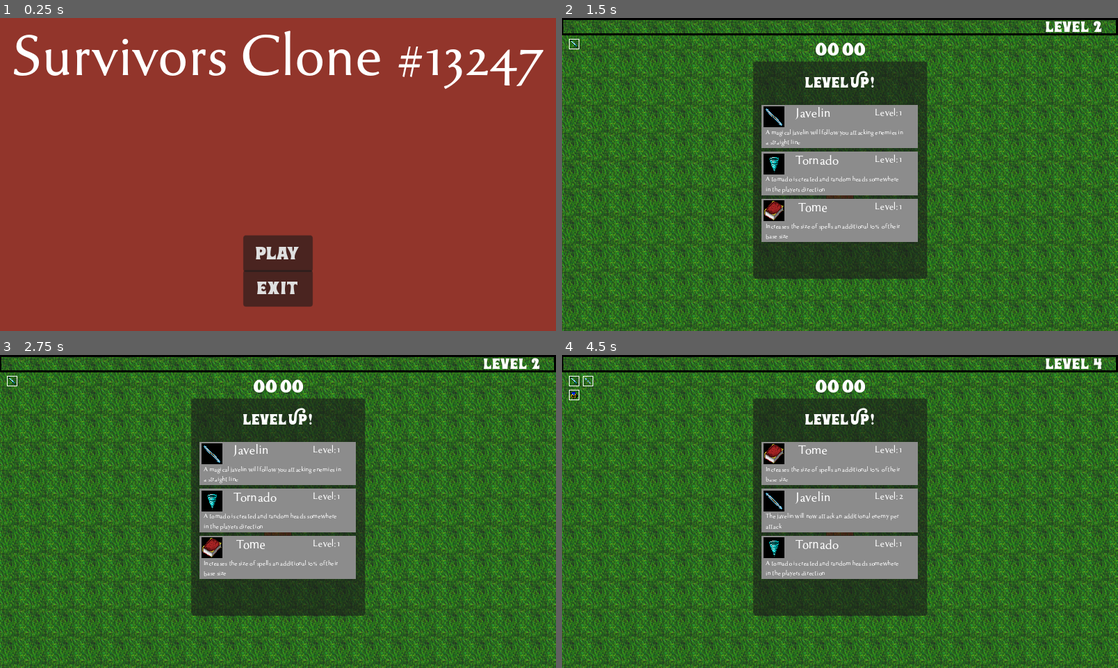
Above: before the commit, frames 1-4 (two rows, left to right).
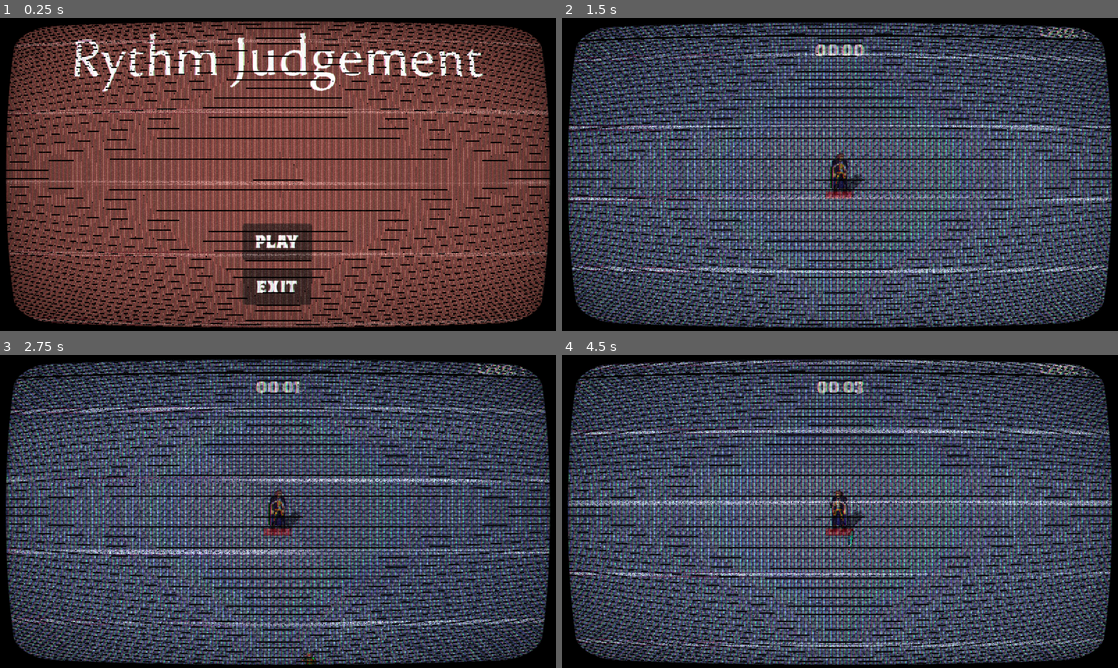
Above: after the commit, the same moments.

Repository: DiogoSabec/Rythm-Judgment
Game: Godot game, scene res://TitleScreen/menu.tscn
Two runs of this game, one before a commit and one after it. Both use one fixed random seed, a clock stepped at 60 frames per second and the inputs below. Sound files missing from this copy of the repository are replaced by a short silence.
Inputs (mouse positions are in pixels of both pictures, inside the frame that each line leads up to):
- Up to frame 1 (0.25 s): no input
- Up to frame 2 (1.5 s): click "Play" at 0.5 s; move the mouse to (962, 158) at 1.27 s; hold D (right) from 1.28 s (still down); click (962, 158) at 1.35 s
- Up to frame 3 (2.75 s): move the mouse to (166, 527) at 2.02 s; release D (right) at 2.03 s; hold S (down) from 2.03 s (still down); click (166, 527) at 2.1 s
- Up to frame 4 (4.5 s): move the mouse to (895, 442) at 2.77 s; release S (down) at 2.78 s; hold D (right) 2.78-3.53 s; click (895, 442) at 2.85 s; move the mouse to (812, 574) at 3.52 s; hold W (up) 3.53-4.28 s; click (812, 574) at 3.6 s; move the mouse to (1006, 558) at 4.27 s; hold A (left) from 4.28 s (still down); click (1006, 558) at 4.35 s

The runs differ from the first frame. In frame 1, 86% of the frame differs, in the area x 0-100%, y 0-100%; in frame 2, 98%; in frame 3, 98%; in frame 4, 98%.

Commit message:
Added VHS and pause menu bakcground

Diff:
--- a/SurvivorsClone_Complete-main/Player/GUI/pause.tscn
+++ b/SurvivorsClone_Complete-main/Player/GUI/pause.tscn
@@ -1,7 +1,8 @@
-[gd_scene load_steps=3 format=3 uid="uid://3rmf6o4v314s"]
+[gd_scene load_steps=4 format=3 uid="uid://3rmf6o4v314s"]
 
 [ext_resource type="Script" path="res://Player/GUI/pause.gd" id="1_5txul"]
 [ext_resource type="PackedScene" uid="uid://b7c7gsdx2rkjm" path="res://Utility/basic_button.tscn" id="2_6drxv"]
+[ext_resource type="Texture2D" uid="uid://dfnaaou240n3k" path="res://Textures/GUI/Menu.png" id="2_06ytr"]
 
 [node name="Pause" type="Control"]
 layout_mode = 3
@@ -16,35 +17,34 @@
 grow_vertical = 2
 script = ExtResource("1_5txul")
 
-[node name="ColorRect" type="ColorRect" parent="."]
-layout_mode = 0
-offset_left = 247.0
-offset_top = 37.0
-offset_right = 397.0
-offset_bottom = 337.0
-color = Color(0.179319, 0.244309, 0.816825, 0.631373)
+[node name="Sprite2D" type="Sprite2D" parent="."]
+position = Vector2(320, 187)
+texture = ExtResource("2_06ytr")
+offset = Vector2(3.115, 0)
 
 [node name="btn_play" parent="." instance=ExtResource("2_6drxv")]
 layout_mode = 0
-offset_left = 265.0
+offset_left = 278.0
 offset_top = 158.0
-offset_right = 378.0
+offset_right = 365.0
 offset_bottom = 200.0
+theme_override_font_sizes/font_size = 15
 text = "Novo jogo"
 
 [node name="btn_exit" parent="." instance=ExtResource("2_6drxv")]
 layout_mode = 0
-offset_left = 253.0
+offset_left = 270.0
 offset_top = 248.0
-offset_right = 393.0
+offset_right = 377.0
 offset_bottom = 290.0
+theme_override_font_sizes/font_size = 15
 text = "Sair do jogo"
 
 [node name="btn_return" parent="." instance=ExtResource("2_6drxv")]
 layout_mode = 0
-offset_left = 264.0
+offset_left = 279.0
 offset_top = 73.0
-offset_right = 377.0
+offset_right = 368.0
 offset_bottom = 115.0
 text = "Resume"
 
--- a/SurvivorsClone_Complete-main/Player/player.gd
+++ b/SurvivorsClone_Complete-main/Player/player.gd
@@ -1,15 +1,15 @@
 extends CharacterBody2D
 
 
-var movement_speed = 80.0
-var hp = 80
-var maxhp = 80
-var last_movement = Vector2.UP
-var time = 0
+@export var movement_speed = 80.0
+@export var hp = 80
+@export var maxhp = 80
+@export var last_movement = Vector2.UP
+@export var time = 0
 
 @export var experience = 0
-var experience_level = 1
-var collected_experience = 0
+@export var experience_level = 1
+@export var collected_experience = 0
 
 #Attacks
 var iceSpear = preload("res://Player/Attack/ice_spear.tscn")
@@ -24,29 +24,29 @@
 @onready var javelinBase = get_node("%JavelinBase")
 
 #UPGRADES
-var collected_upgrades = []
-var upgrade_options = []
-var armor = 0
-var speed = 0
-var spell_cooldown = 0
-var spell_size = 0
-var additional_attacks = 0
+@export var collected_upgrades = []
+@export var upgrade_options = []
+@export var armor = 0
+@export var speed = 0
+@export var spell_cooldown = 0
+@export var spell_size = 0
+@export var additional_attacks = 0
 
 #IceSpear
-var icespear_ammo = 0
-var icespear_baseammo = 0
-var icespear_attackspeed = 1.5
-var icespear_level = 0
+@export var icespear_ammo = 0
+@export var icespear_baseammo = 0
+@export var icespear_attackspeed = 1.5
+@export var icespear_level = 0
 
 #Tornado
-var tornado_ammo = 0
-var tornado_baseammo = 0
-var tornado_attackspeed = 3
-var tornado_level = 0
+@export var tornado_ammo = 0
+@export var tornado_baseammo = 0
+@export var tornado_attackspeed = 3
+@export var tornado_level = 0
 
 #Javelin
-var javelin_ammo = 0
-var javelin_level = 0
+@export var javelin_ammo = 0
+@export var javelin_level = 0
 
 
 #Enemy Related
--- a/SurvivorsClone_Complete-main/Player/player.tscn
+++ b/SurvivorsClone_Complete-main/Player/player.tscn
@@ -1,7 +1,9 @@
-[gd_scene load_steps=20 format=3 uid="uid://dncgepmkc4jf4"]
+[gd_scene load_steps=24 format=3 uid="uid://dncgepmkc4jf4"]
 
 [ext_resource type="Script" path="res://Player/player.gd" id="1_37q80"]
-[ext_resource type="Texture2D" uid="uid://doa3scrwgj2oq" path="res://Textures/Player/player_sprite.png" id="1_jefax"]
+[ext_resource type="Shader" path="res://TitleScreen/vhs.gdshader" id="2_4bmmi"]
+[ext_resource type="Texture2D" uid="uid://bvu1dfm1r7gic" path="res://Textures/Magnus.png" id="2_dcr27"]
+[ext_resource type="Shader" path="res://Player/shadow.gdshader" id="3_eycu1"]
 [ext_resource type="PackedScene" uid="uid://xy3cvpwdy828" path="res://Utility/hurt_box.tscn" id="3_gs51i"]
 [ext_resource type="Texture2D" uid="uid://dx7xx6vfahxlq" path="res://Textures/GUI/exp_background.png" id="4_pbpj5"]
 [ext_resource type="Texture2D" uid="uid://dlx33roiu0vlj" path="res://Textures/GUI/exp_progress.png" id="5_5ive2"]
@@ -15,6 +17,34 @@
 [ext_resource type="PackedScene" uid="uid://b7c7gsdx2rkjm" path="res://Utility/basic_button.tscn" id="12_i8esf"]
 [ext_resource type="PackedScene" uid="uid://3rmf6o4v314s" path="res://Player/GUI/pause.tscn" id="14_erub4"]
 
+[sub_resource type="ShaderMaterial" id="ShaderMaterial_paeog"]
+shader = ExtResource("2_4bmmi")
+shader_parameter/overlay = true
+shader_parameter/scanlines_opacity = 0.18
+shader_parameter/scanlines_width = 0.214
+shader_parameter/grille_opacity = 0.315
+shader_parameter/resolution = Vector2(640, 480)
+shader_parameter/pixelate = true
+shader_parameter/roll = true
+shader_parameter/roll_speed = 1.13
+shader_parameter/roll_size = 27.359
+shader_parameter/roll_variation = 5.0
+shader_parameter/distort_intensity = 0.003
+shader_parameter/noise_opacity = 0.4
+shader_parameter/noise_speed = 5.0
+shader_parameter/static_noise_intensity = 0.06
+shader_parameter/aberration = 0.00500005
+shader_parameter/brightness = 1.2
+shader_parameter/discolor = false
+shader_parameter/warp_amount = 0.326
+shader_parameter/clip_warp = false
+shader_parameter/vignette_intensity = 0.125
+shader_parameter/vignette_opacity = 0.475
+
+[sub_resource type="ShaderMaterial" id="ShaderMaterial_c86xp"]
+shader = ExtResource("3_eycu1")
+shader_parameter/look_right = true
+
 [sub_resource type="CapsuleShape2D" id="CapsuleShape2D_nffdp"]
 radius = 4.0
 height = 16.0
@@ -36,11 +66,31 @@
 script = ExtResource("1_37q80")
 experience = 765
 
+[node name="CanvasLayerVHS" type="CanvasLayer" parent="."]
+layer = 5
+
+[node name="ColorRect" type="ColorRect" parent="CanvasLayerVHS"]
+material = SubResource("ShaderMaterial_paeog")
+anchors_preset = -1
+anchor_top = 0.00555556
+anchor_right = 1.00044
+anchor_bottom = 1.00544
+offset_top = -2.0
+offset_right = -0.280029
+offset_bottom = -1.96005
+mouse_filter = 2
+metadata/_edit_use_anchors_ = true
+
 [node name="Sprite2D" type="Sprite2D" parent="."]
-texture = ExtResource("1_jefax")
-hframes = 2
+z_index = 1
+texture = ExtResource("2_dcr27")
+
+[node name="SpriteShadow" type="Sprite2D" parent="."]
+material = SubResource("ShaderMaterial_c86xp")
+texture = ExtResource("2_dcr27")
 
 [node name="Camera2D" type="Camera2D" parent="."]
+position_smoothing_speed = 50.0
 
 [node name="CollisionShape2D" type="CollisionShape2D" parent="."]
 position = Vector2(2, 3)
--- /dev/null
+++ b/SurvivorsClone_Complete-main/Player/shadow.gdshader
@@ -0,0 +1,18 @@
+shader_type canvas_item;
+uniform bool look_right = true;
+
+void vertex() {
+	VERTEX.x = VERTEX.x * { -1.0, 1.0 }[int(look_right)];
+
+	float xSkewRatio = step(UV.y, .5);
+	vec2 skewTransition = vec2(abs(VERTEX.x) * xSkewRatio, 0.0);
+	vec2 skewScale = vec2(VERTEX.x, (VERTEX.y + abs(VERTEX.y)) / 2.0);
+
+	VERTEX = skewScale;
+
+	VERTEX = VERTEX + skewTransition;
+}
+
+void fragment() {
+	COLOR = vec4(vec3(.0), .5 * COLOR.a);
+}
--- a/SurvivorsClone_Complete-main/TitleScreen/menu.tscn
+++ b/SurvivorsClone_Complete-main/TitleScreen/menu.tscn
@@ -1,8 +1,33 @@
-[gd_scene load_steps=4 format=3 uid="uid://dcyka5e06knff"]
+[gd_scene load_steps=6 format=3 uid="uid://dcyka5e06knff"]
 
 [ext_resource type="Script" path="res://TitleScreen/menu.gd" id="1_oi0p3"]
 [ext_resource type="FontFile" uid="uid://cb4e8g30xxp5u" path="res://Font/tenderness.otf" id="1_xdjxl"]
+[ext_resource type="Shader" path="res://TitleScreen/vhs.gdshader" id="2_fv4ow"]
 [ext_resource type="PackedScene" uid="uid://b7c7gsdx2rkjm" path="res://Utility/basic_button.tscn" id="3_kwsdd"]
+
+[sub_resource type="ShaderMaterial" id="ShaderMaterial_2agxi"]
+shader = ExtResource("2_fv4ow")
+shader_parameter/overlay = true
+shader_parameter/scanlines_opacity = 0.0
+shader_parameter/scanlines_width = 0.104
+shader_parameter/grille_opacity = 0.221
+shader_parameter/resolution = Vector2(640, 480)
+shader_parameter/pixelate = true
+shader_parameter/roll = true
+shader_parameter/roll_speed = 1.13
+shader_parameter/roll_size = 27.359
+shader_parameter/roll_variation = 5.0
+shader_parameter/distort_intensity = 0.003
+shader_parameter/noise_opacity = 0.4
+shader_parameter/noise_speed = 5.0
+shader_parameter/static_noise_intensity = 0.06
+shader_parameter/aberration = 0.00500005
+shader_parameter/brightness = 1.575
+shader_parameter/discolor = true
+shader_parameter/warp_amount = 0.326
+shader_parameter/clip_warp = false
+shader_parameter/vignette_intensity = 0.4
+shader_parameter/vignette_opacity = 0.219
 
 [node name="Menu" type="Control"]
 layout_mode = 3
@@ -15,8 +40,8 @@
 
 [node name="ColorRect" type="ColorRect" parent="."]
 layout_mode = 0
-offset_right = 673.0
-offset_bottom = 382.0
+offset_right = 639.0
+offset_bottom = 360.0
 color = Color(0.572549, 0.207843, 0.168627, 1)
 
 [node name="Label" type="Label" parent="."]
@@ -25,16 +50,16 @@
 offset_bottom = 100.0
 theme_override_fonts/font = ExtResource("1_xdjxl")
 theme_override_font_sizes/font_size = 72
-text = "Survivors Clone #13247"
+text = "Rythm Judgement"
 horizontal_alignment = 1
 vertical_alignment = 1
 
 [node name="btn_play" parent="." instance=ExtResource("3_kwsdd")]
 layout_mode = 0
 offset_left = 280.0
-offset_top = 250.0
+offset_top = 237.0
 offset_right = 360.0
-offset_bottom = 280.0
+offset_bottom = 279.0
 text = "Play"
 
 [node name="btn_exit" parent="." instance=ExtResource("3_kwsdd")]
@@ -45,5 +70,18 @@
 offset_bottom = 320.0
 text = "Exit"
 
+[node name="CanvasLayerVHS" type="CanvasLayer" parent="."]
+layer = 5
+
+[node name="ColorRect" type="ColorRect" parent="CanvasLayerVHS"]
+material = SubResource("ShaderMaterial_2agxi")
+anchors_preset = -1
+anchor_right = 1.00044
+anchor_bottom = 0.999889
+offset_right = -0.280029
+offset_bottom = 0.0399475
+mouse_filter = 2
+metadata/_edit_use_anchors_ = true
+
 [connection signal="click_end" from="btn_play" to="." method="_on_btn_play_click_end"]
 [connection signal="click_end" from="btn_exit" to="." method="_on_btn_exit_click_end"]
--- /dev/null
+++ b/SurvivorsClone_Complete-main/TitleScreen/vhs.gdshader
@@ -0,0 +1,231 @@
+/*
+Shader from Godot Shaders - the free shader library.
+godotshaders.com/shader/VHS-and-CRT-monitor-effect
+
+This shader is under CC0 license. Feel free to use, improve and
+change this shader according to your needs and consider sharing
+the modified result to godotshaders.com.
+*/
+
+shader_type canvas_item;
+
+//*** IMPORTANT! ***/
+// - If you are using this shader to affect the node it is applied to set 'overlay' to false (unchecked in the instepctor).
+// - If you are using this shader as an overlay, and want the shader to affect the nodes below in the Scene hierarchy,
+//   set 'overlay' to true (checked in the inspector).
+// On Mac there is potentially a bug causing this to not work properly. If that is the case and you want to use the shader as an overlay
+// change all "overlay ? SCREEN_TEXTURE : TEXTURE" to only "SCREEN_TEXTURE" on lines 129-140, and "vec2 uv = overlay ? warp(SCREEN_UV) : warp(UV);"
+// to "vec2 uv = warp(SCREEN_UV);" on line 98.
+uniform bool overlay = false;
+
+uniform float scanlines_opacity : hint_range(0.0, 1.0) = 0.4;
+uniform float scanlines_width : hint_range(0.0, 0.5) = 0.25;
+uniform float grille_opacity : hint_range(0.0, 1.0) = 0.3;
+uniform vec2 resolution = vec2(640.0, 480.0); // Set the number of rows and columns the texture will be divided in. Scanlines and grille will make a square based on these values
+
+uniform sampler2D SCREEN_TEXTURE : hint_screen_texture, repeat_disable, filter_nearest;
+
+uniform bool pixelate = true; // Fill each square ("pixel") with a sampled color, creating a pixel look and a more accurate representation of how a CRT monitor would work.
+
+uniform bool roll = true;
+uniform float roll_speed = 8.0; // Positive values are down, negative are up
+uniform float roll_size : hint_range(0.0, 100.0) = 15.0;
+uniform float roll_variation : hint_range(0.1, 5.0) = 1.8; // This valie is not an exact science. You have to play around with the value to find a look you like. How this works is explained in the code below.
+uniform float distort_intensity : hint_range(0.0, 0.2) = 0.05; // The distortion created by the rolling effect.
+
+uniform float noise_opacity : hint_range(0.0, 1.0) = 0.4;
+uniform float noise_speed = 5.0; // There is a movement in the noise pattern that can be hard to see first. This sets the speed of that movement.
+
+uniform float static_noise_intensity : hint_range(0.0, 1.0) = 0.06;
+
+uniform float aberration : hint_range(-1.0, 1.0) = 0.03; // Chromatic aberration, a distortion on each color channel.
+uniform float brightness = 1.4; // When adding scanline gaps and grille the image can get very dark. Brightness tries to compensate for that.
+uniform bool discolor = true; // Add a discolor effect simulating a VHS
+
+uniform float warp_amount :hint_range(0.0, 5.0) = 1.0; // Warp the texture edges simulating the curved glass of a CRT monitor or old TV.
+uniform bool clip_warp = false;
+
+uniform float vignette_intensity = 0.4; // Size of the vignette, how far towards the middle it should go.
+uniform float vignette_opacity : hint_range(0.0, 1.0) = 0.5;
+
+// Used by the noise functin to generate a pseudo random value between 0.0 and 1.0
+vec2 random(vec2 uv){
+    uv = vec2( dot(uv, vec2(127.1,311.7) ),
+               dot(uv, vec2(269.5,183.3) ) );
+    return -1.0 + 2.0 * fract(sin(uv) * 43758.5453123);
+}
+
+// Generate a Perlin noise used by the distortion effects
+float noise(vec2 uv) {
+    vec2 uv_index = floor(uv);
+    vec2 uv_fract = fract(uv);
+
+    vec2 blur = smoothstep(0.0, 1.0, uv_fract);
+
+    return mix( mix( dot( random(uv_index + vec2(0.0,0.0) ), uv_fract - vec2(0.0,0.0) ),
+                     dot( random(uv_index + vec2(1.0,0.0) ), uv_fract - vec2(1.0,0.0) ), blur.x),
+                mix( dot( random(uv_index + vec2(0.0,1.0) ), uv_fract - vec2(0.0,1.0) ),
+                     dot( random(uv_index + vec2(1.0,1.0) ), uv_fract - vec2(1.0,1.0) ), blur.x), blur.y) * 0.5 + 0.5;
+}
+
+// Takes in the UV and warps the edges, creating the spherized effect
+vec2 warp(vec2 uv){
+	vec2 delta = uv - 0.5;
+	float delta2 = dot(delta.xy, delta.xy);
+	float delta4 = delta2 * delta2;
+	float delta_offset = delta4 * warp_amount;
+
+	return uv + delta * delta_offset;
+}
+
+// Adds a black border to hide stretched pixel created by the warp effect
+float border (vec2 uv){
+	float radius = min(warp_amount, 0.08);
+	radius = max(min(min(abs(radius * 2.0), abs(1.0)), abs(1.0)), 1e-5);
+	vec2 abs_uv = abs(uv * 2.0 - 1.0) - vec2(1.0, 1.0) + radius;
+	float dist = length(max(vec2(0.0), abs_uv)) / radius;
+	float square = smoothstep(0.96, 1.0, dist);
+	return clamp(1.0 - square, 0.0, 1.0);
+}
+
+// Adds a vignette shadow to the edges of the image
+float vignette(vec2 uv){
+	uv *= 1.0 - uv.xy;
+	float vignette = uv.x * uv.y * 15.0;
+	return pow(vignette, vignette_intensity * vignette_opacity);
+}
+
+void fragment()
+{
+	vec2 uv = overlay ? warp(SCREEN_UV) : warp(UV); // Warp the uv. uv will be used in most cases instead of UV to keep the warping
+	vec2 text_uv = uv;
+	vec2 roll_uv = vec2(0.0);
+	float time = roll ? TIME : 0.0;
+
+
+	// Pixelate the texture based on the given resolution.
+	if (pixelate)
+	{
+		text_uv = ceil(uv * resolution) / resolution;
+	}
+
+	// Create the rolling effect. We need roll_line a bit later to make the noise effect.
+	// That is why this runs if roll is true OR noise_opacity is over 0.
+	float roll_line = 0.0;
+	if (roll || noise_opacity > 0.0)
+	{
+		// Create the areas/lines where the texture will be distorted.
+		roll_line = smoothstep(0.3, 0.9, sin(uv.y * roll_size - (time * roll_speed) ) );
+		// Create more lines of a different size and apply to the first set of lines. This creates a bit of variation.
+		roll_line *= roll_line * smoothstep(0.3, 0.9, sin(uv.y * roll_size * roll_variation - (time * roll_speed * roll_variation) ) );
+		// Distort the UV where where the lines are
+		roll_uv = vec2(( roll_line * distort_intensity * (1.-UV.x)), 0.0);
+	}
+
+	vec4 text;
+	if (roll)
+	{
+		// If roll is true distort the texture with roll_uv. The texture is split up into RGB to
+		// make some chromatic aberration. We apply the aberration to the red and green channels accorging to the aberration parameter
+		// and intensify it a bit in the roll distortion.
+		text.r = texture(SCREEN_TEXTURE, text_uv + roll_uv * 0.8 + vec2(aberration, 0.0) * .1).r;
+		text.g = texture(SCREEN_TEXTURE, text_uv + roll_uv * 1.2 - vec2(aberration, 0.0) * .1 ).g;
+		text.b = texture(SCREEN_TEXTURE, text_uv + roll_uv).b;
+		text.a = 1.0;
+	}
+	else
+	{
+		// If roll is false only apply the aberration without any distorion. The aberration values are very small so the .1 is only
+		// to make the slider in the Inspector less sensitive.
+		text.r = texture(SCREEN_TEXTURE, text_uv + vec2(aberration, 0.0) * .1).r;
+		text.g = texture(SCREEN_TEXTURE, text_uv - vec2(aberration, 0.0) * .1).g;
+		text.b = texture(SCREEN_TEXTURE, text_uv).b;
+		text.a = 1.0;
+	}
+
+	float r = text.r;
+	float g = text.g;
+	float b = text.b;
+
+	uv = warp(UV);
+
+	// CRT monitors don't have pixels but groups of red, green and blue dots or lines, called grille. We isolate the texture's color channels
+	// and divide it up in 3 offsetted lines to show the red, green and blue colors next to each other, with a small black gap between.
+	if (grille_opacity > 0.0){
+
+		float g_r = smoothstep(0.85, 0.95, abs(sin(uv.x * (resolution.x * 3.14159265))));
+		r = mix(r, r * g_r, grille_opacity);
+
+		float g_g = smoothstep(0.85, 0.95, abs(sin(1.05 + uv.x * (resolution.x * 3.14159265))));
+		g = mix(g, g * g_g, grille_opacity);
+
+		float b_b = smoothstep(0.85, 0.95, abs(sin(2.1 + uv.x * (resolution.x * 3.14159265))));
+		b = mix(b, b * b_b, grille_opacity);
+
+	}
+
+	// Apply the grille to the texture's color channels and apply Brightness. Since the grille and the scanlines (below) make the image very dark you
+	// can compensate by increasing the brightness.
+	text.r = clamp(r * brightness, 0.0, 1.0);
+	text.g = clamp(g * brightness, 0.0, 1.0);
+	text.b = clamp(b * brightness, 0.0, 1.0);
+
+	// Scanlines are the horizontal lines that make up the image on a CRT monitor.
+	// Here we are actual setting the black gap between each line, which I guess is not the right definition of the word, but you get the idea
+	float scanlines = 0.5;
+	if (scanlines_opacity > 0.0)
+	{
+		// Same technique as above, create lines with sine and applying it to the texture. Smoothstep to allow setting the line size.
+		scanlines = smoothstep(scanlines_width, scanlines_width + 0.5, abs(sin(uv.y * (resolution.y * 3.14159265))));
+		text.rgb = mix(text.rgb, text.rgb * vec3(scanlines), scanlines_opacity);
+	}
+
+	// Apply the banded noise.
+	if (noise_opacity > 0.0)
+	{
+		// Generate a noise pattern that is very stretched horizontally, and animate it with noise_speed
+		float noise = smoothstep(0.4, 0.5, noise(uv * vec2(2.0, 200.0) + vec2(10.0, (TIME * (noise_speed))) ) );
+
+		// We use roll_line (set above) to define how big the noise should be vertically (multiplying cuts off all black parts).
+		// We also add in some basic noise with random() to break up the noise pattern above. The noise is sized according to
+		// the resolution value set in the inspector. If you don't like this look you can
+		// change "ceil(uv * resolution) / resolution" to only "uv" to make it less pixelated. Or multiply resolution with som value
+		// greater than 1.0 to make them smaller.
+		roll_line *= noise * scanlines * clamp(random((ceil(uv * resolution) / resolution) + vec2(TIME * 0.8, 0.0)).x + 0.8, 0.0, 1.0);
+		// Add it to the texture based on noise_opacity
+		text.rgb = clamp(mix(text.rgb, text.rgb + roll_line, noise_opacity), vec3(0.0), vec3(1.0));
+	}
+
+	// Apply static noise by generating it over the whole screen in the same way as above
+	if (static_noise_intensity > 0.0)
+	{
+		text.rgb += clamp(random((ceil(uv * resolution) / resolution) + fract(TIME)).x, 0.0, 1.0) * static_noise_intensity;
+	}
+
+	// Apply a black border to hide imperfections caused by the warping.
+	// Also apply the vignette
+	text.rgb *= border(uv);
+	text.rgb *= vignette(uv);
+	// Hides the black border and make that area transparent. Good if you want to add the the texture on top an image of a TV or monitor.
+	if (clip_warp)
+	{
+		text.a = border(uv);
+	}
+
+	// Apply discoloration to get a VHS look (lower saturation and higher contrast)
+	// You can play with the values below or expose them in the Inspector.
+	float saturation = 0.5;
+	float contrast = 1.2;
+	if (discolor)
+	{
+		// Saturation
+		vec3 greyscale = vec3(text.r + text.g + text.b) / 3.;
+		text.rgb = mix(text.rgb, greyscale, saturation);
+
+		// Contrast
+		float midpoint = pow(0.5, 2.2);
+		text.rgb = (text.rgb - vec3(midpoint)) * contrast + midpoint;
+	}
+
+	COLOR = text;
+}
--- a/SurvivorsClone_Complete-main/Utility/item_option.tscn
+++ b/SurvivorsClone_Complete-main/Utility/item_option.tscn
@@ -45,6 +45,7 @@
 offset_top = 27.0
 offset_right = 166.0
 offset_bottom = 48.0
+scale = Vector2(1.03025, 1)
 theme_override_fonts/font = ExtResource("2_wif5r")
 theme_override_font_sizes/font_size = 8
 text = "Description of Item"
--- a/SurvivorsClone_Complete-main/World/world.tscn
+++ b/SurvivorsClone_Complete-main/World/world.tscn
@@ -11,6 +11,16 @@
 [ext_resource type="PackedScene" uid="uid://btf7clk4jja87" path="res://Enemy/enemy_super.tscn" id="9_xs42h"]
 [ext_resource type="AudioStream" uid="uid://bbufl4r1ou1rw" path="res://Audio/Music/battleThemeA.mp3" id="10_rk3we"]
 [ext_resource type="Script" path="res://Audio/Music/snd_Music.gd" id="11_ovtx6"]
+
+[sub_resource type="Environment" id="Environment_4jy1g"]
+background_mode = 3
+background_color = Color(1, 0.386187, 0.709253, 1)
+ambient_light_color = Color(0.804743, 0.804743, 0.804743, 1)
+tonemap_mode = 2
+glow_intensity = 0.48
+glow_bloom = 0.05
+fog_light_color = Color(0.991041, 0, 0.495379, 1)
+adjustment_enabled = true
 
 [sub_resource type="Resource" id="Resource_03m25"]
 script = ExtResource("5_jj7s8")
@@ -86,14 +96,17 @@
 
 [node name="World" type="Node2D"]
 
+[node name="WorldEnvironment" type="WorldEnvironment" parent="."]
+environment = SubResource("Environment_4jy1g")
+
 [node name="Background" type="Sprite2D" parent="."]
-texture_filter = 2
 texture_repeat = 2
 texture = ExtResource("1_3v41d")
 region_enabled = true
 region_rect = Rect2(-4000, -4000, 4000, 4000)
 
 [node name="Player" parent="." instance=ExtResource("2_40uwv")]
+experience = 0
 
 [node name="EnemySpawner" parent="." instance=ExtResource("3_p01g4")]
 spawns = Array[ExtResource("5_jj7s8")]([SubResource("Resource_03m25"), SubResource("Resource_ij20a"), SubResource("Reso …(200 unchanged characters)…
Not shown, changed: SurvivorsClone_Complete-main/Font/tenderness.otf.import
Not shown: 1 places in SurvivorsClone_Complete-main/Player/player.tscn that only renumber resources
Not shown, changed: SurvivorsClone_Complete-main/Textures/Enemy/cyclops.png.import
Not shown, changed: SurvivorsClone_Complete-main/Textures/Enemy/explosion_pixelfied.png.import
Not shown, changed: SurvivorsClone_Complete-main/Textures/Enemy/giant_amoeba_new.png.import
Not shown, changed: SurvivorsClone_Complete-main/Textures/Enemy/juggernaut.png.import
Not shown, changed: SurvivorsClone_Complete-main/Textures/Enemy/kolbold_strong.png.import
Not shown, changed: SurvivorsClone_Complete-main/Textures/Enemy/kolbold_weak.png.import
Not shown, changed: SurvivorsClone_Complete-main/Textures/GUI/EmptyItem.png.import
Binary file added: SurvivorsClone_Complete-main/Textures/GUI/Menu.png
Not shown, added: SurvivorsClone_Complete-main/Textures/GUI/Menu.png.import
Not shown, changed: SurvivorsClone_Complete-main/Textures/GUI/exp_background.png.import
(and 24 more such lines)
